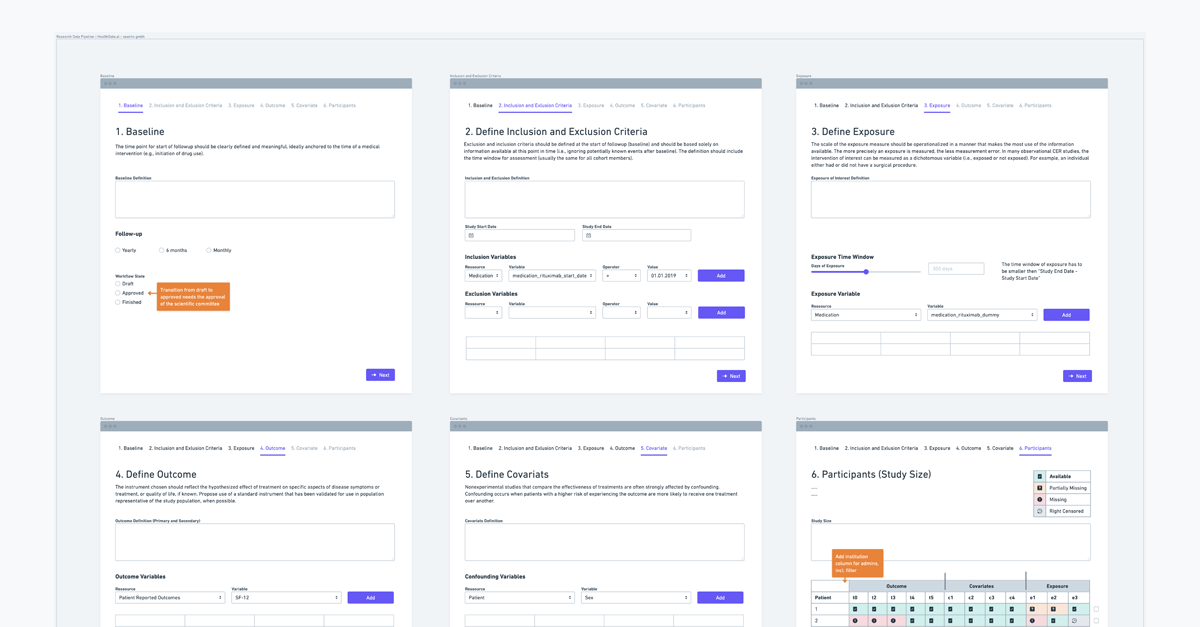
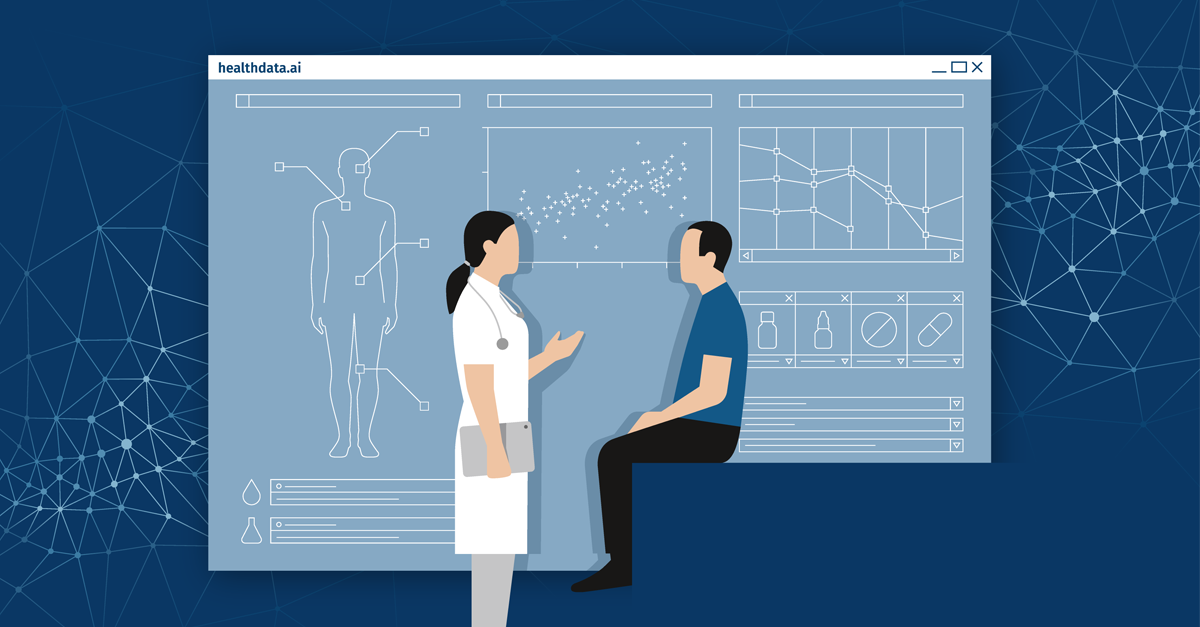
Comparing the layer stacks of the two 1200 x 627 images. Changes:
added layer "Ebene 4" above "Ebene 3" over [left=0, top=0, right=1200, bottom=627]
